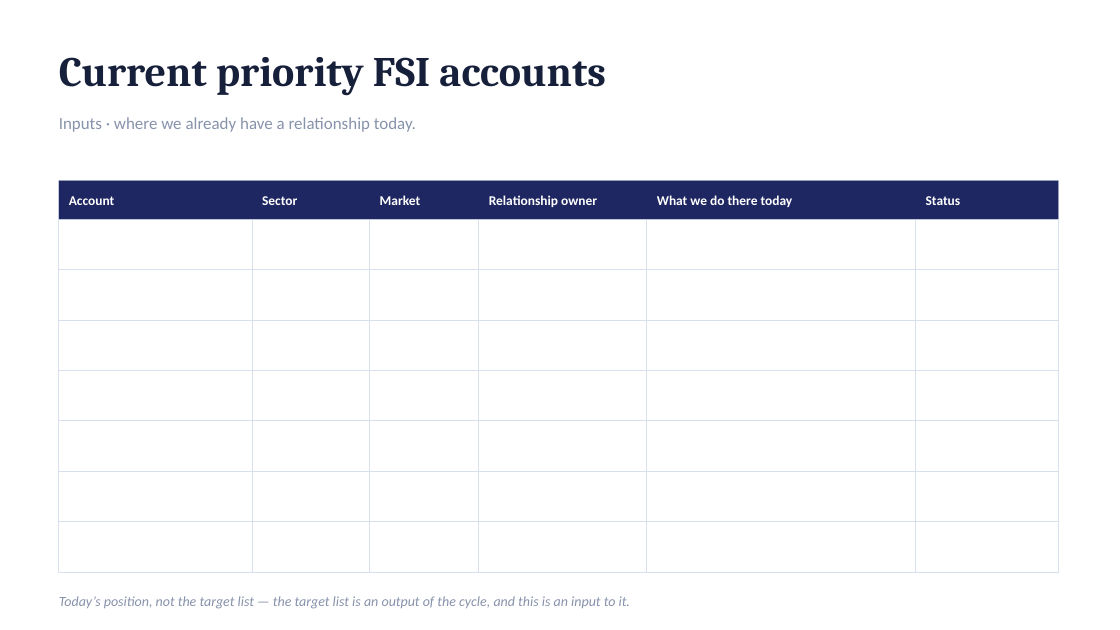
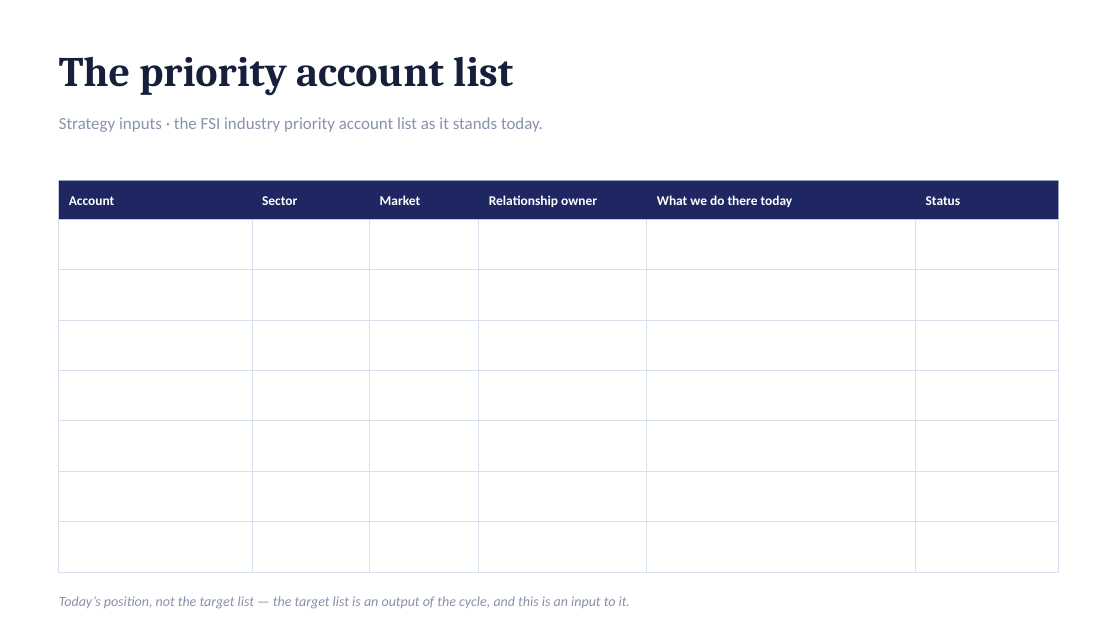
Before and after one commit to dhajjar-cyber/bae, a slide deck: slide 33 of FSI strategy/EAI&D-FSI-Strategy-Development-Plan.pptx. Drawn at 1120x630 pixels with LibreOffice and Linux fonts; fonts in the diff are those of the drawing. Boxes give left, top, right and bottom in pixels: in the first picture for what was removed or moved away, otherwise in the second. Text is boxed around its words. In the diff, an @@ line names an element or a change of style, - is before the commit and + after.

```diff
--- a/FSI strategy/EAI&D-FSI-Strategy-Development-Plan.pptx
+++ b/FSI strategy/EAI&D-FSI-Strategy-Development-Plan.pptx
@@ text at [59, 56, 513, 96]: text changed @@
-Current priority FSI accounts
+The priority account list
@@ text at [59, 117, 543, 132]: text changed @@
-Inputs · where we already have a relationship today.
+Strategy inputs · the FSI industry priority account list as it stands today.
```
Also in this commit, not shown: 2 other slides changed, 1 slide added, 2 other files.
